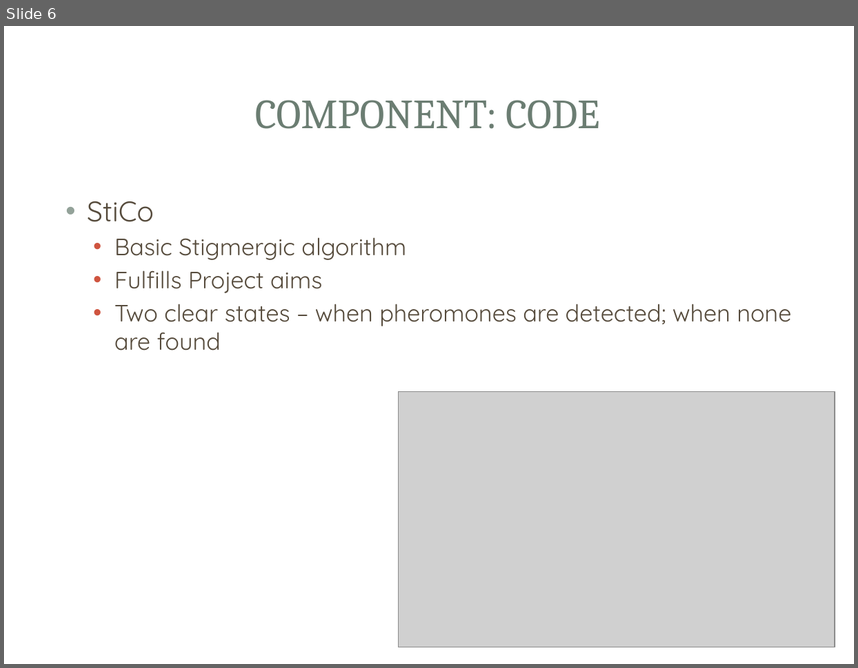
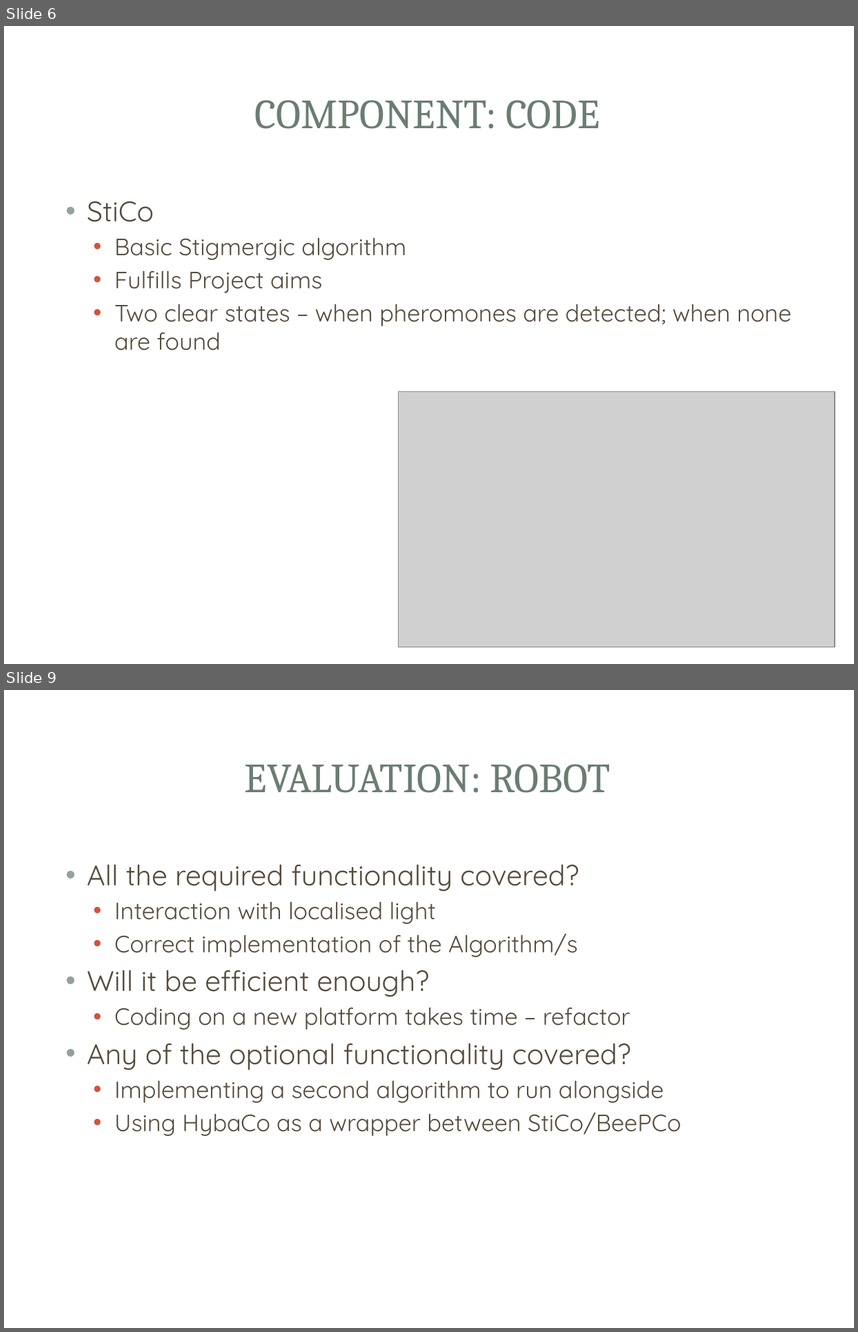
Before and after one commit to Chuddington/FYP-Stigmergy, a slide deck: psn/Design Presentation.pptx. Shown one above the other, each under a label of ours: slide 6 before the commit, slides 6 and 9 after it; the slides between them are not shown. The pictures are 858x668 and 858x1332 pixels, drawn with LibreOffice and Linux fonts; fonts in the diff are those of the drawing; grey boxes stand for pictures; background and template pictures are left out. Boxes give left, top, right and bottom in pixels: in the first picture for what was removed or moved away, otherwise in the second. Text is boxed around its words. In the diff, an @@ line names an element or a change of style, - is before the commit and + after.

```diff
--- a/psn/Design Presentation.pptx
+++ b/psn/Design Presentation.pptx
@@ slide 9 added at bbox=[4, 690, 854, 1328], background picture (left out); not listed: 3 template elements that a slide beside it also shows @@
@@ title added at bbox=[245, 764, 611, 793], 35 pt, text #6B7D72 @@
+EVALUATION: ROBOT
@@ text added at bbox=[87, 864, 681, 1136], 20 pt, text #564B3C @@
+• All the required functionality covered?
+  • Interaction with localised light
+  • Correct implementation of the Algorithm/s
+• Will it be efficient enough?
+  • Coding on a new platform takes time – refactor
+• Any of the optional functionality covered?
+  • Implementing a second algorithm to run alongside
+  • Using HybaCo as a wrapper between StiCo/BeePCo
```
Also in this commit, not shown: 5 other slides added, 4 other files.
